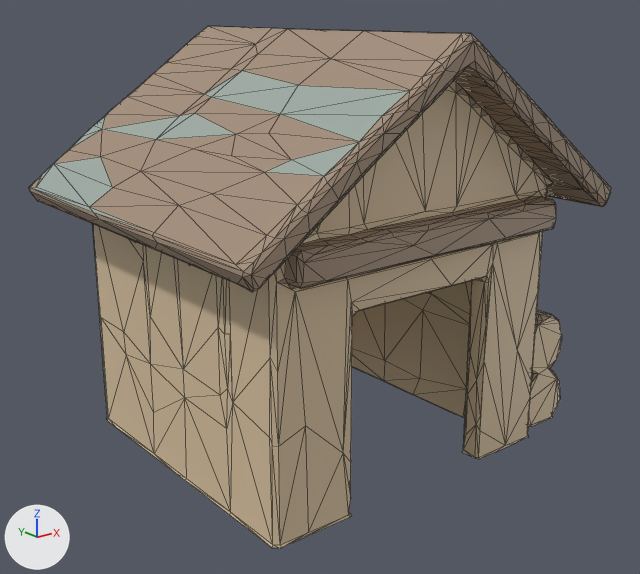
The glTF model docs/univers/archipeo/batiments/modeles/5e-batiment-scierie-de-rabot/final-3000.glb, before and after one commit.
Camera for both pictures: a camera (50 mm lens) standing at (-1.151, -1.433, 0.893) and looking at (-0.036, -0.04, 0.335). Lighting does not change. The marker at lower left points along +X, +Y and +Z. The picture after the commit comes second. Mesh edges are drawn as thin lines. Vertices at exactly the same position are counted once.

The first picture shows 'geometry_0'.
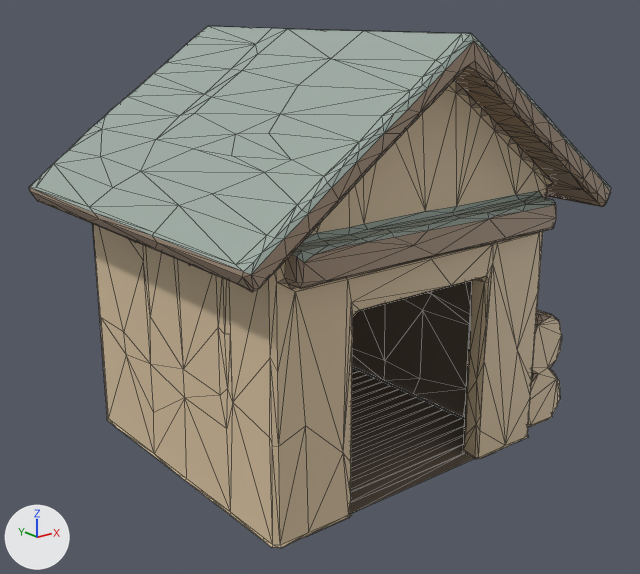
Edits to the scene script, one JSON object a line:
```json
{"block": "me_geometry_0", "where": "# used by ob_geometry_0; location = (0.0, 0.0, 0.0)"}
{"op": "remove", "block": "me_geometry_0", "code": "me_geometry_0.from_pydata(...)  # 1411 vertices, 2693 faces; spans x -0.483..0.462, y -0.429..0.383, z 0.0..0.856"}
{"op": "add", "block": "me_geometry_0", "code": "me_geometry_0.from_pydata(...)  # 1458 vertices, 2864 faces; spans x -0.483..0.462, y -0.429..0.383, z 0.0..0.856"}
{"block": "me_geometry_0", "change": "me_geometry_0 part 1: a new loose piece of 40 vertices spanning x -0.335..0.255, y -0.282..0.279, z 0.003, in mat_defaultmaterial"}
{"block": "me_geometry_0", "change": "me_geometry_0 part 2"}
{"block": "me_geometry_0", "change": "4 faces are deleted"}
{"block": "me_geometry_0", "change": "2 vertices move within x -0.21, y -0.295, z 0.0"}
{"block": "me_geometry_0", "change": "7 vertices are added at x -0.217..0.167, y -0.341..-0.282, z 0.003"}
{"block": "me_geometry_0", "change": "137 new faces join them"}
{"block": "me_geometry_0", "change": "me_geometry_0 part 3: 899 kept faces spanning x -0.483..0.407, y -0.429..0.383, z 0.0..0.856 get new vertex colours"}
```

Pixel boxes [x1, y1, x2, y2] of what changed, in the pictures (640 x 574 px):
```json
{"part": 1, "of": "me_geometry_0", "change": "added", "after": [351, 368, 465, 492]}
{"part": 2, "of": "me_geometry_0", "change": "built on", "after": [349, 444, 475, 514], "on screen": "brown"}
{"part": 3, "of": "me_geometry_0", "change": "recoloured", "before": [29, 26, 611, 418], "after": [29, 26, 611, 418]}
```
